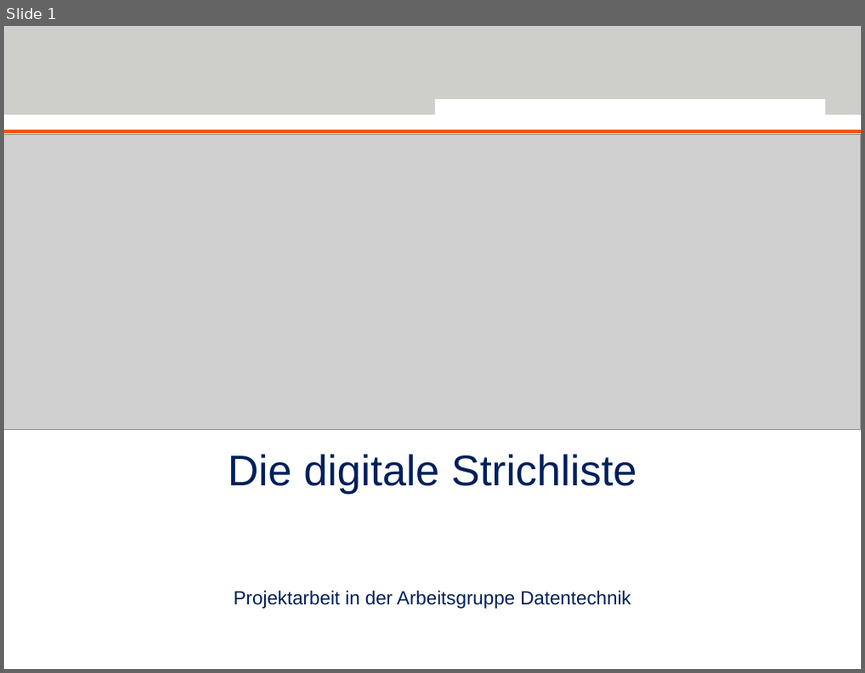
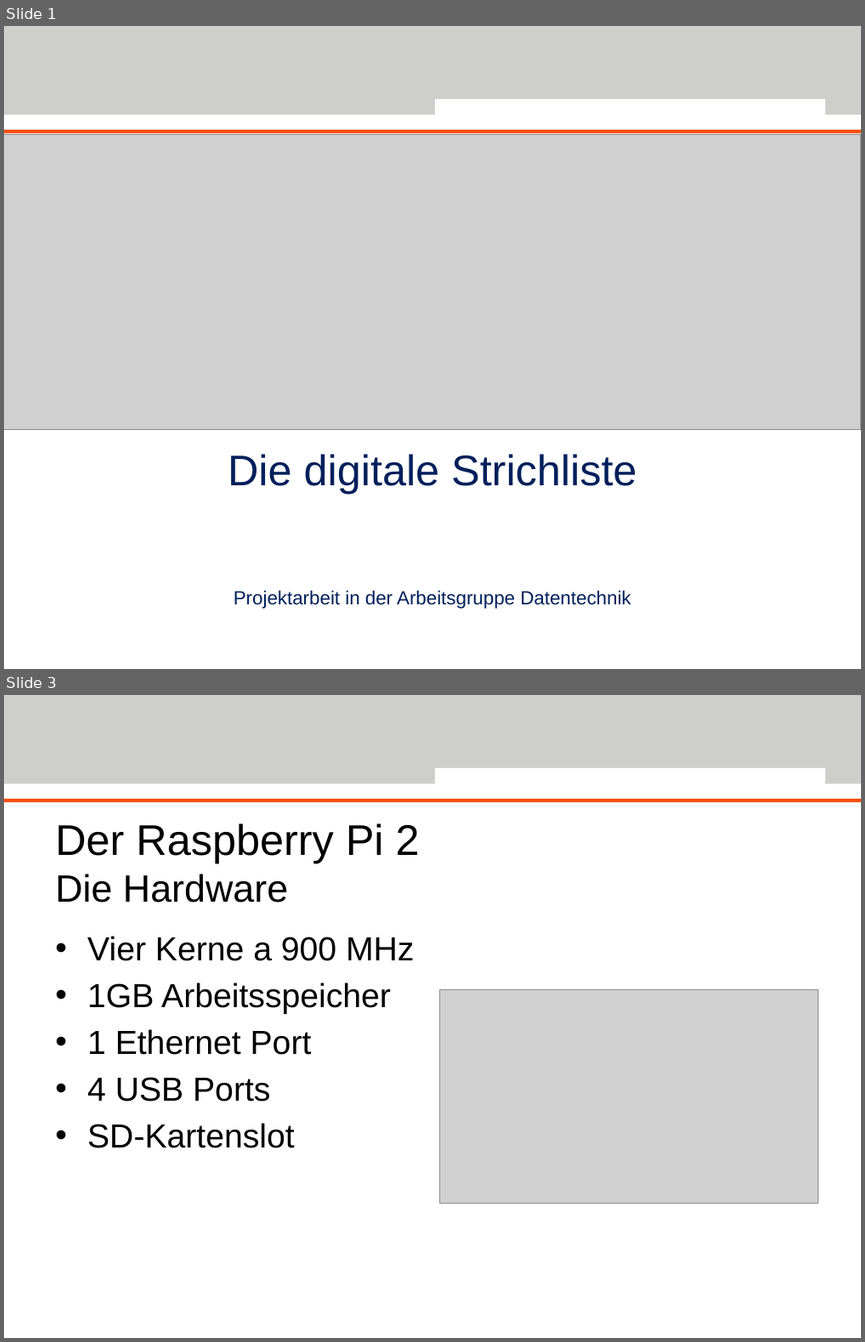
Before and after one commit to Deltachi/Tally_Teamproject, a slide deck: documents/presentation/TallyFinal.pptx. Shown one above the other, each under a label of ours: slide 1 before the commit, slides 1 and 3 after it; the slides between them are not shown. The pictures are 865x673 and 865x1342 pixels, drawn with LibreOffice and Linux fonts; fonts in the diff are those of the drawing; grey boxes stand for pictures; background and template pictures are left out. Boxes give left, top, right and bottom in pixels: in the first picture for what was removed or moved away, otherwise in the second. Text is boxed around its words. In the diff, an @@ line names an element or a change of style, - is before the commit and + after.

Commit message:
added new pictures and edited final presentation

```diff
--- a/documents/presentation/TallyFinal.pptx
+++ b/documents/presentation/TallyFinal.pptx
@@ slide 3 added at box(4, 695, 861, 1338), background #FFFFFF; not listed: 3 template elements that a slide beside it also shows @@
@@ title added at box(55, 823, 420, 902), 36 pt, text #000000 @@
+Der Raspberry Pi 2
+Die Hardware
@@ text added at box(87, 936, 414, 1148), 28 pt, text #000000 @@
+• Vier Kerne a 900 MHz
+• 1GB Arbeitsspeicher
+• 1 Ethernet Port
+• 4 USB Ports
+• SD-Kartenslot
@@ picture added at box(439, 990, 818, 1203) @@
```
Also in this commit, not shown: 1 slide changed, 8 other slides added, 1 slide removed, 2 other files.
